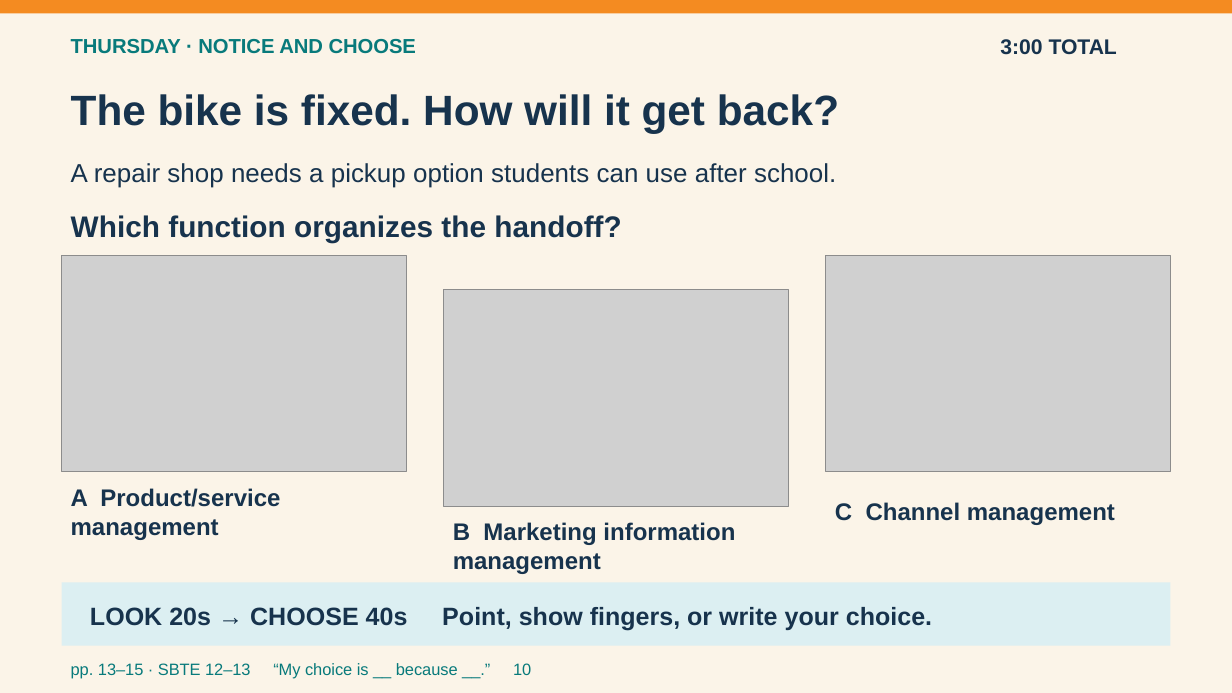
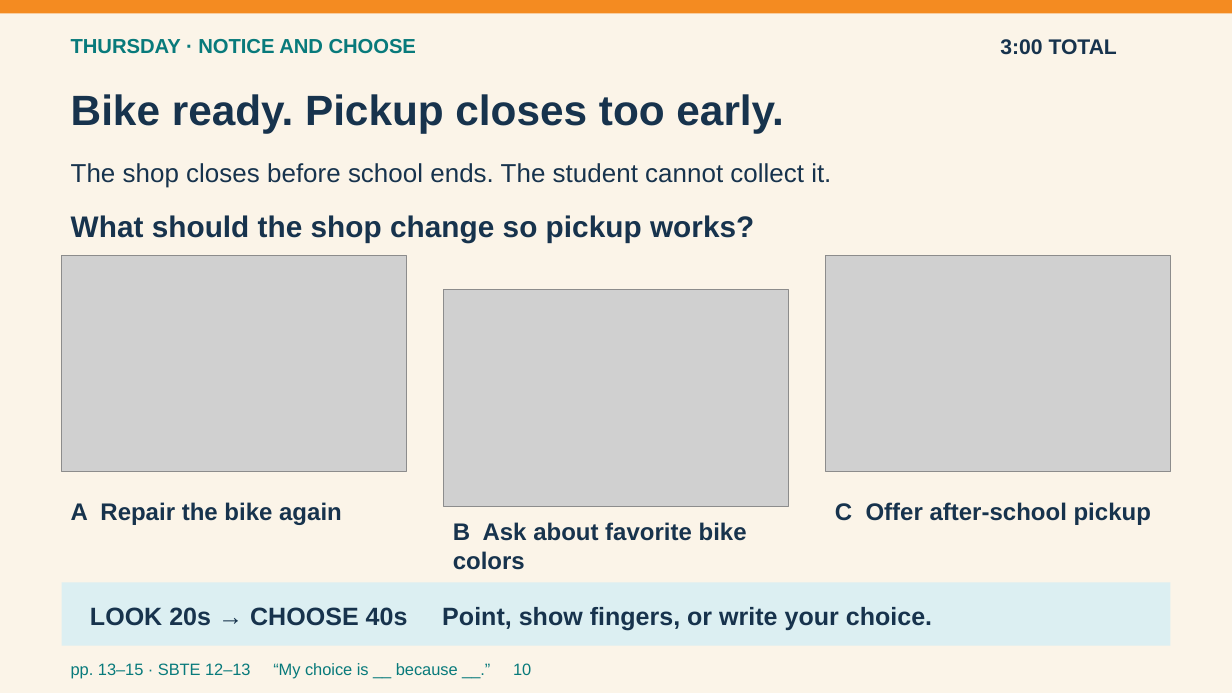
Before and after one commit to pzg8794/teaching-placement, a slide deck: slide 10 of second-placement/planning/2026-09-21-to-25/2026-09-21-to-25-Entry-Routines-Visual-v3.pptx. Drawn at 1232x693 pixels with LibreOffice and Linux fonts; fonts in the diff are those of the drawing; grey boxes stand for pictures. Boxes give left, top, right and bottom in pixels: in the first picture for what was removed or moved away, otherwise in the second. Text is boxed around its words. In the diff, an @@ line names an element or a change of style, - is before the commit and + after.

Commit message:
Ground Tuesday and Thursday entries in concrete problems before terminology

```diff
--- a/second-placement/planning/2026-09-21-to-25/2026-09-21-to-25-Entry-Routines-Visual-v3.pptx
+++ b/second-placement/planning/2026-09-21-to-25/2026-09-21-to-25-Entry-Routines-Visual-v3.pptx
@@ text at (71, 94, 783, 133): text changed @@
-The bike is fixed. How will it get back?
+Bike ready. Pickup closes too early.
@@ text at (71, 163, 831, 188): text changed @@
-A repair shop needs a pickup option students can use after school.
+The shop closes before school ends. The student cannot collect it.
@@ text at (71, 215, 754, 242): text changed @@
-Which function organizes the handoff?
+What should the shop change so pickup works?
@@ text at (71, 502, 342, 525): text changed @@
-A Product/service management
+A Repair the bike again
@@ text at (835, 502, 1151, 525): text changed @@
-C Channel management
+C Offer after-school pickup
@@ text at (453, 522, 747, 570): text changed @@
-B Marketing information management
+B Ask about favorite bike colors
```
Also in this commit, not shown: 4 other slides changed, 2 other files.
